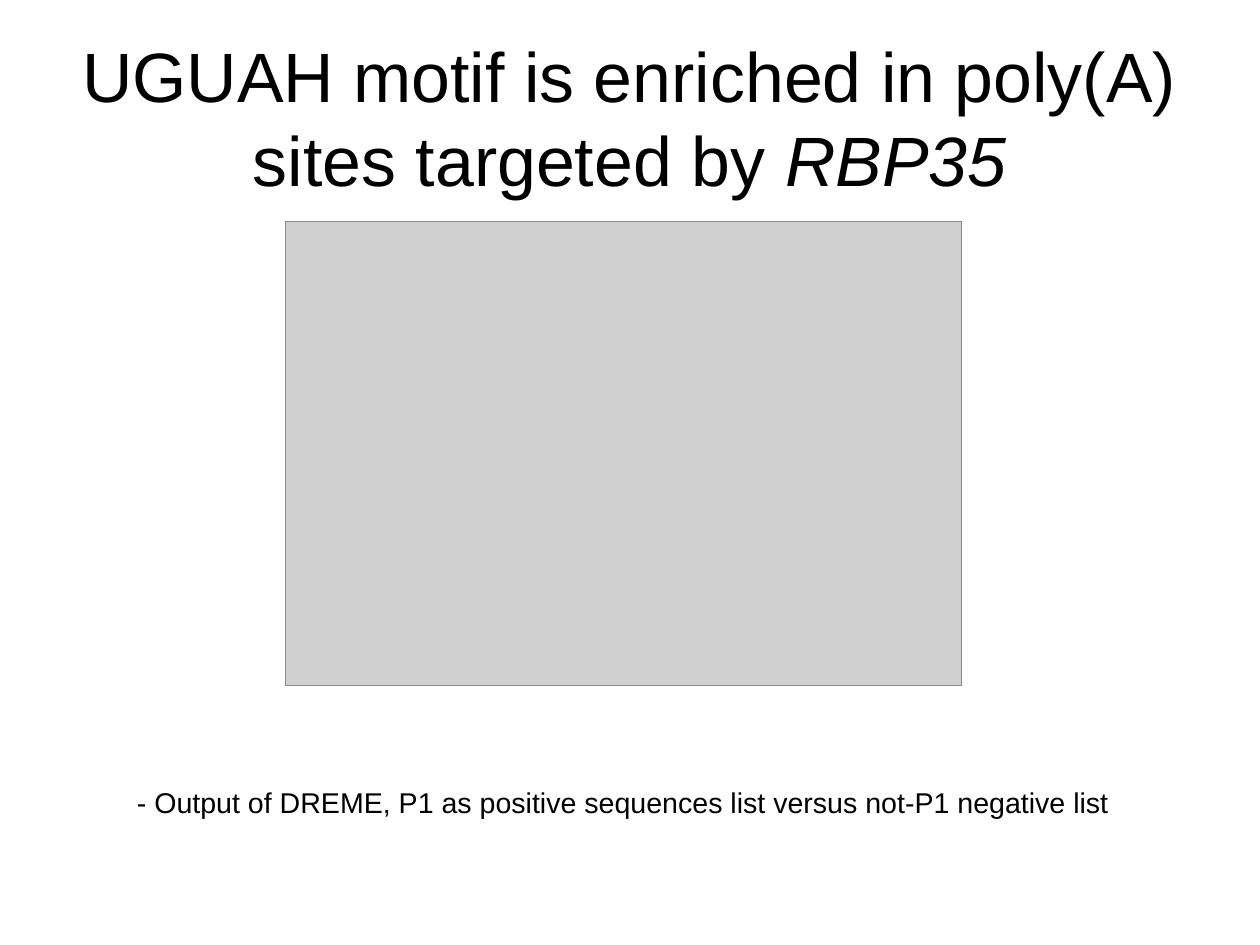
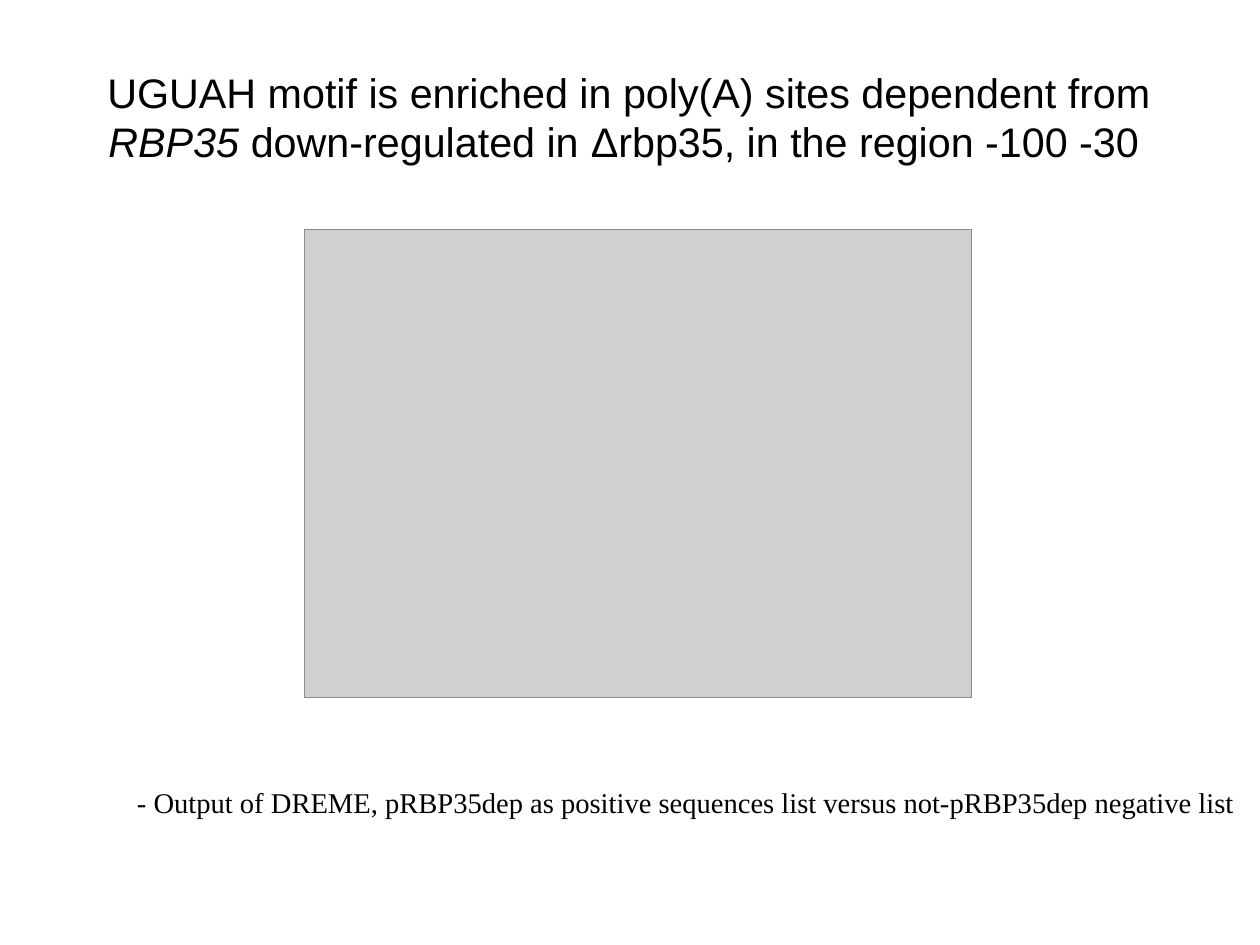
Before and after one commit to wilkinsonlab/m-oryzae-polya, a slide deck: slide 46 of doc/oryzae_presentation.odp (slide 51 before the commit). Drawn at 1260x945 pixels with LibreOffice and Linux fonts; fonts in the diff are those of the drawing; grey boxes stand for pictures. Boxes give left, top, right and bottom in pixels: in the first picture for what was removed or moved away, otherwise in the second. Text is boxed around its words. In the diff, an @@ line names an element or a change of style, - is before the commit and + after.

```diff
--- a/doc/oryzae_presentation.odp
+++ b/doc/oryzae_presentation.odp
@@ title at [107, 78, 1150, 165]: text changed; size 44 to 26 pt @@
-UGUAH motif is enriched in poly(A) sites targeted by RBP35
+UGUAH motif is enriched in poly(A) sites dependent from RBP35 down-regulated in Δrbp35, in the region -100 -30
@@ picture: place and size @@
-picture at [286, 222, 963, 686]
+picture at [305, 230, 972, 697]
@@ text at [154, 793, 1233, 819]: text changed; font Arial to Times New Roman @@
-- Output of DREME, P1 as positive sequences list versus not-P1 negative list
+- Output of DREME, pRBP35dep as positive sequences list versus not-pRBP35dep negative list
```
Also in this commit, not shown: 53 other slides changed, 2 slides added, 10 slides removed, 4 other files.
